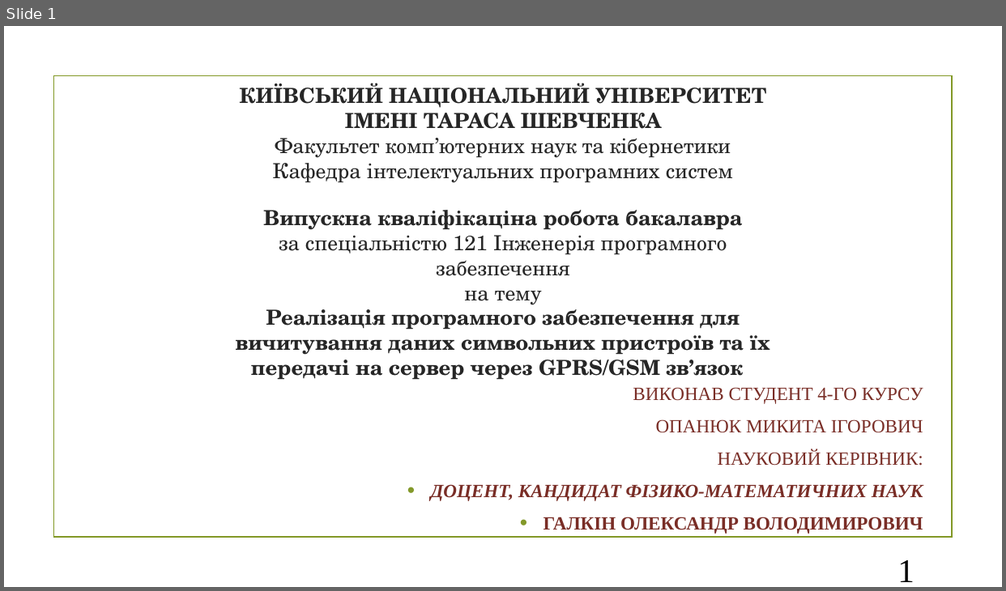
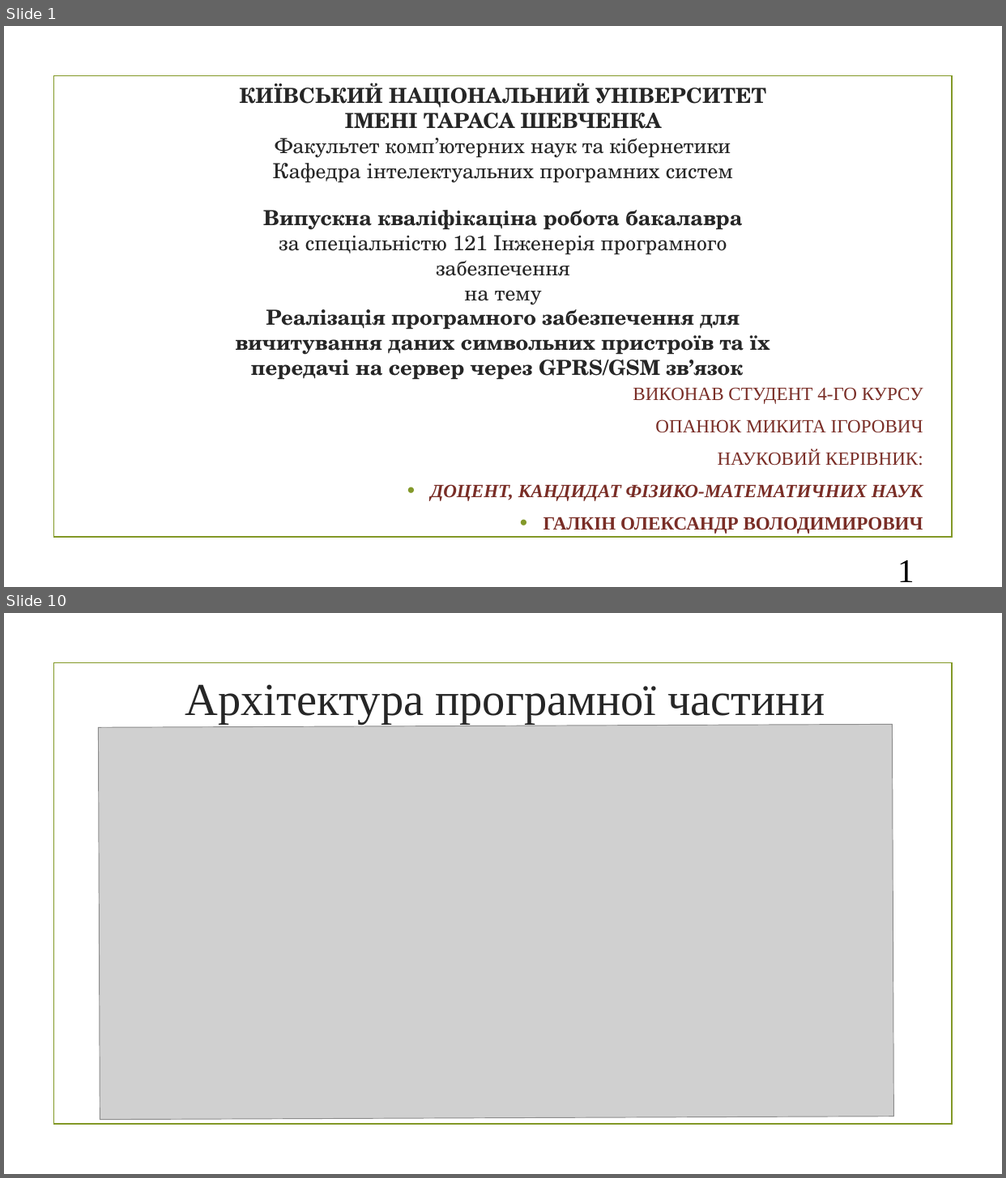
Before and after one commit to MykytaOpanyuk/AgrarInformer_diploma, a slide deck: presentation/Presentation_final_diploma.pptx. Shown one above the other, each under a label of ours: slide 1 before the commit, slides 1 and 10 after it; the slides between them are not shown. The pictures are 1006x591 and 1006x1178 pixels, drawn with LibreOffice and Linux fonts; fonts in the diff are those of the drawing; grey boxes stand for pictures; background and template pictures are left out. Boxes give left, top, right and bottom in pixels: in the first picture for what was removed or moved away, otherwise in the second. Text is boxed around its words. In the diff, an @@ line names an element or a change of style, - is before the commit and + after.

```diff
--- a/presentation/Presentation_final_diploma.pptx
+++ b/presentation/Presentation_final_diploma.pptx
@@ slide 10 added at [4,613,1002,1174], background picture (left out); not listed: 1 template element that a slide beside it also shows @@
@@ text added at [185,684,825,724], 44 pt, text #262626 @@
+Архітектура програмної частини
@@ picture added at [99,725,894,1120] @@
```
Also in this commit, not shown: 11 slides changed, 1 other slide added, 2 slides removed, 6 other files.
